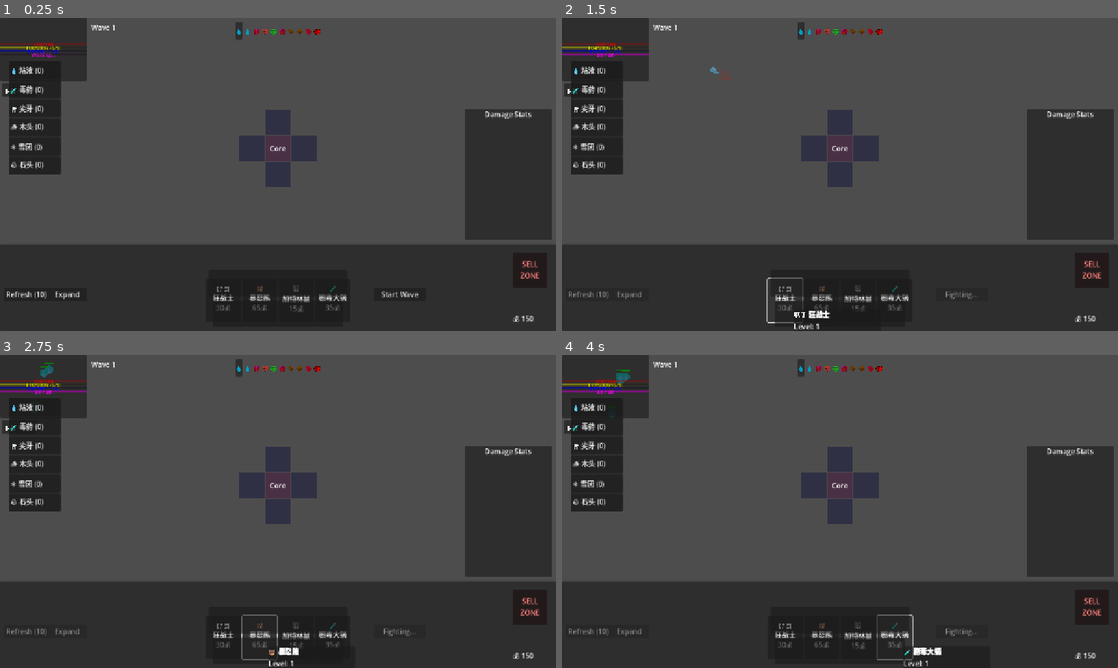
Above: before the commit, frames 1-4 (two rows, left to right).
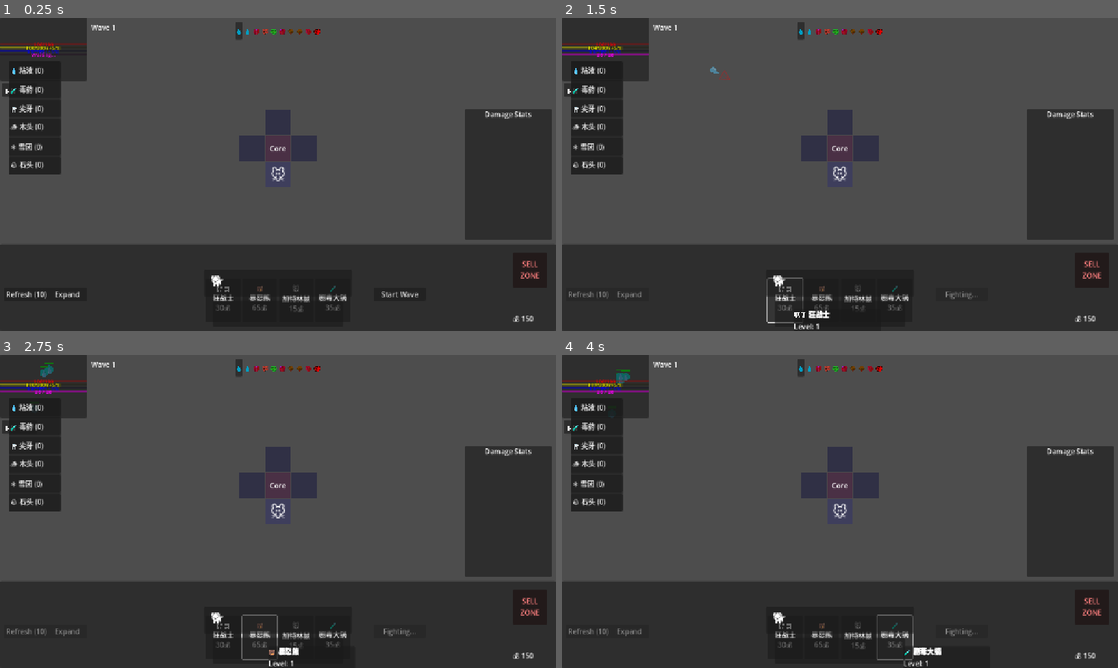
Above: after the commit, the same moments.

Repository: seekerzz/tower-html
Game: Godot game, scene res://src/Scenes/Tests/TestBenchScene.tscn
Two runs of this game, one before a commit and one after it. Both use one fixed random seed, a clock stepped at 60 frames per second and the inputs below. The project has no main scene, so this scene is started directly.
Inputs:
- Up to frame 1 (0.25 s): no input
- Up to frame 2 (1.5 s): click "Start Wave" at 0.5 s; click "🗡️ 狂战士 30💰" at 1.25 s
- Up to frame 3 (2.75 s): click "🐻 暴怒熊 65💰" at 2 s
- Up to frame 4 (4 s): click "🐭 加特林鼠 15💰" at 2.75 s; click "🧪 剧毒大锅 35💰" at 3.5 s

The runs differ from the first frame. In frame 1, 0.1% of the frame differs, in the area x 38-52%, y 47-86%; in frame 2, 0.2%, in the area x 36-52%, y 47-90%; in frame 3, 0.2%; in frame 4, 0.2%.
Error before the commit: Parse Error: Function "move_unit_from_grid_to_bench" has the same name as a previously declared function. (res://src/Scripts/MainGame.gd:66)
Error after the commit: Invalid access to property or key '1,1' on a base object of type 'Dictionary'. (res://src/Scripts/TestBenchScene.gd:30)

Commit message:
Fix duplicate `move_unit_from_grid_to_bench` function declaration in MainGame.gd
Removed the second, redundant definition of `move_unit_from_grid_to_bench` in `src/Scripts/MainGame.gd`. The retained implementation correctly utilizes `grid_manager.remove_unit_from_grid` for cleaner state management. This resolves the script compilation error "Function has the same name as a previously declared function".

Diff:
--- a/src/Scripts/MainGame.gd
+++ b/src/Scripts/MainGame.gd
@@ -63,27 +63,6 @@
 	print("Bench Full")
 	return false
 
-func move_unit_from_grid_to_bench(unit, target_index: int):
-	if target_index < 0 or target_index >= bench.size():
-		return
-
-	if bench[target_index] != null:
-		print("Bench slot occupied")
-		return
-
-	bench[target_index] = {
-		"key": unit.type_key,
-		"level": unit.level
-	}
-	update_bench_ui()
-
-	# Remove from grid!
-	var w = unit.unit_data.size.x
-	var h = unit.unit_data.size.y
-	grid_manager._clear_tiles_occupied(unit.grid_pos.x, unit.grid_pos.y, w, h)
-
-	unit.queue_free()
-
 func update_bench_ui():
 	if bench_ui:
 		bench_ui.update_bench_ui(bench)
